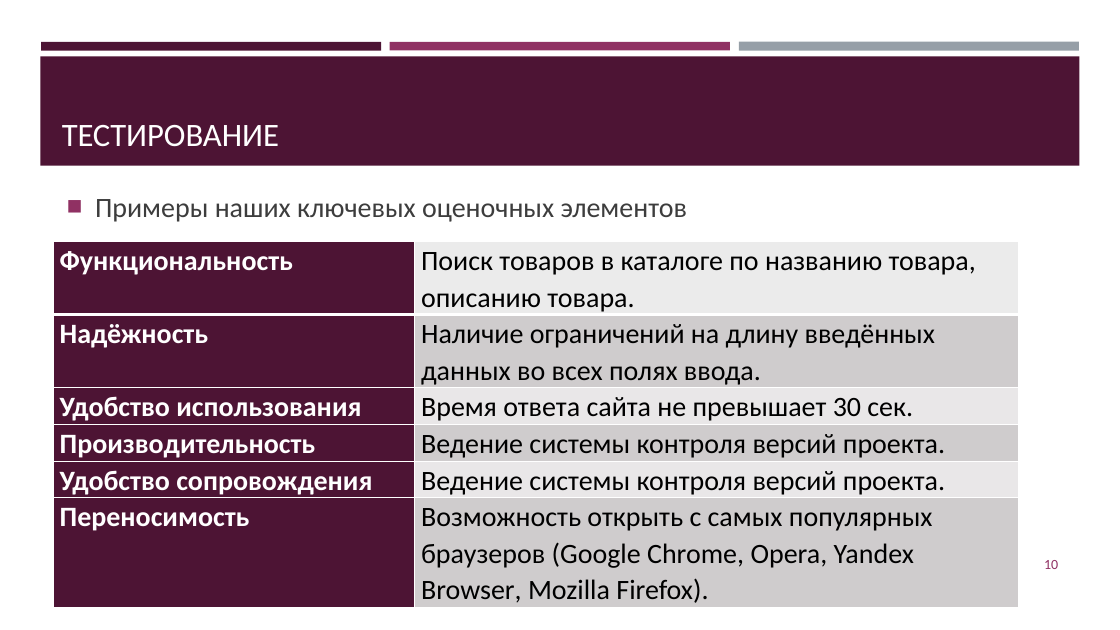
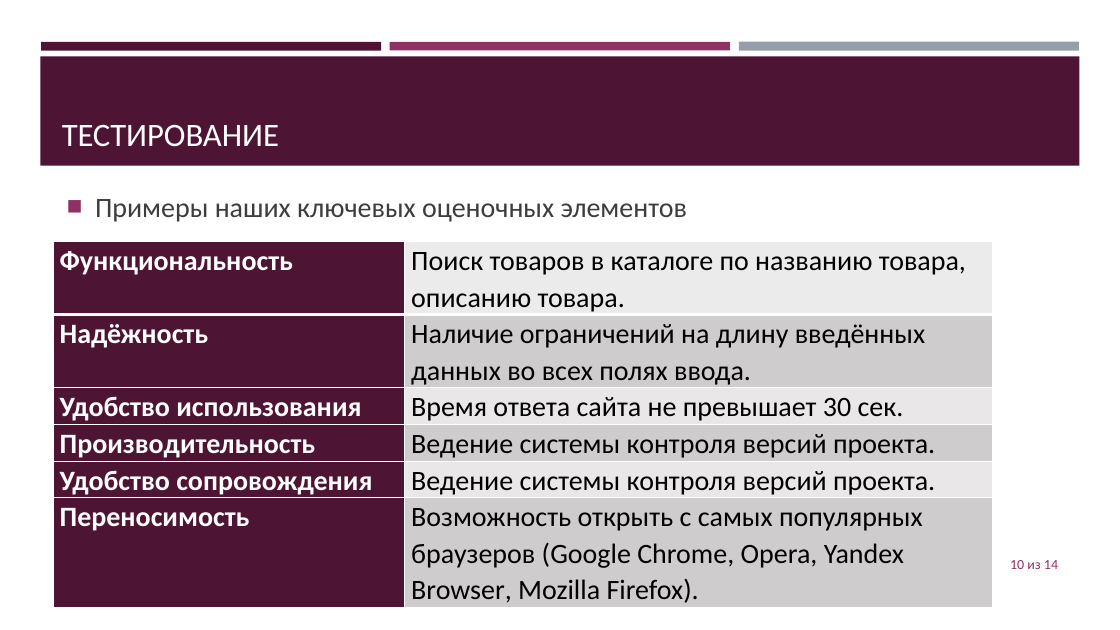
Before and after one commit to jecsonM/MDKmyWORKasAstudent, a slide deck: slide 10 of Сайт для компании «Кисловодск-строй».pptx. Drawn at 1120x630 pixels with LibreOffice and Linux fonts; fonts in the diff are those of the drawing. Boxes give left, top, right and bottom in pixels: in the first picture for what was removed or moved away, otherwise in the second. Text is boxed around its words. In the diff, an @@ line names an element or a change of style, - is before the commit and + after.

```diff
--- a/Сайт для компании «Кисловодск-строй».pptx
+++ b/Сайт для компании «Кисловодск-строй».pptx
@@ table: place and size @@
-table at (54,242,1019,607)
+table at (54,242,994,607)
@@ page number at (1010,560,1058,569): text changed @@
-10
+10 из 14
```
Also in this commit, not shown: 5 other slides changed, 1 other file.
